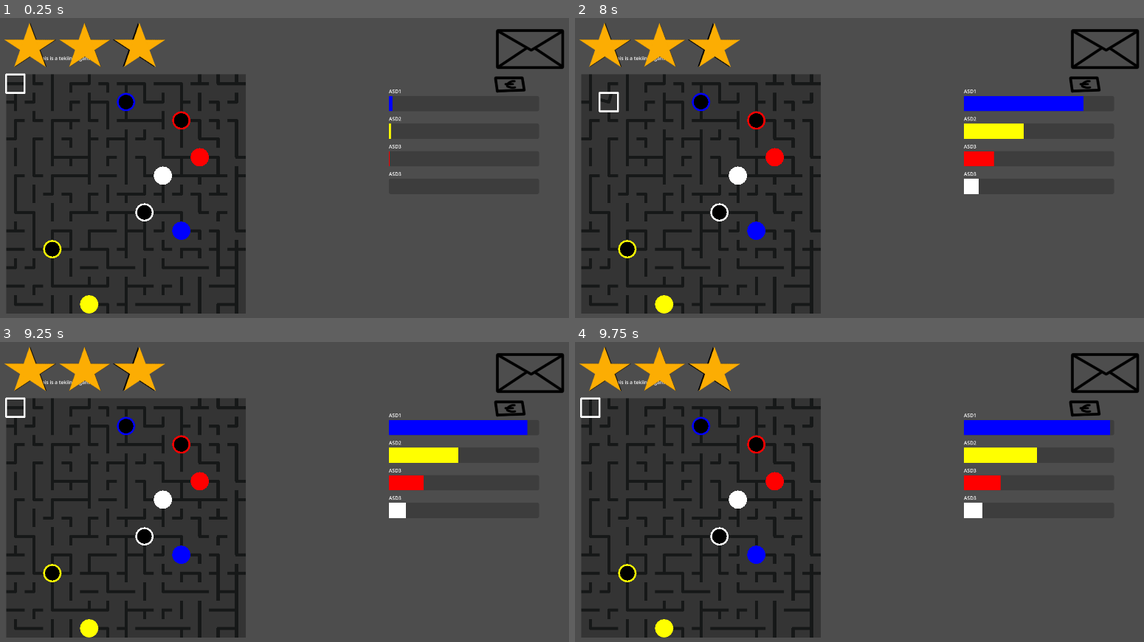
Above: before the commit, frames 1-4 (two rows, left to right).
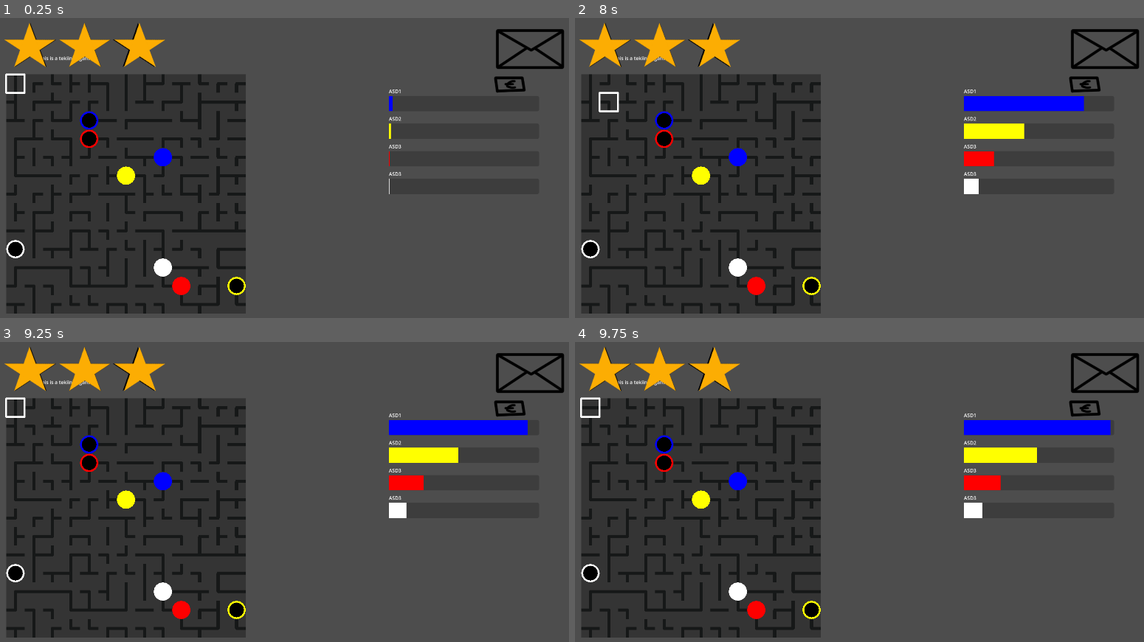
Above: after the commit, the same moments.

Repository: jiisloth/Vauhtispeli
Game: Godot game, scene res://scenes/main.tscn
The game is run twice, just before and just after one commit, with the same random seed, the same clock (stepped at 60 frames per second) and the same inputs.
Inputs:
- Up to frame 1 (0.25 s): no input
- Up to frame 2 (8 s): tap Enter (ui_accept) at 0.5, 0.6, 0.77, 1.07, 1.52, 1.55, 1.82, 2, 2.3, 2.75, 3.02, 3.05, 3.32, 3.77, 3.8, 4.07, 4.25, 4.52, 4.55, 4.82, 5.3, 5.85, 6.02, 6.32, 6.77, 6.8, 7.07, 7.52, 7.55, 7.82 s; hold Z (pipe_rotate_right, bound only after the commit) 0.53-2.03 s; tap Right (Button_A) at 1.35, 6.6 s; hold A (DPad_Left) 2.03-2.78 s; tap Down (Button_B) at 2.1, 7.35 s; hold Z (pipe_rotate_right, bound only after the commit) 2.78-4.28 s; tap Up (Button_X) at 2.85 s; tap Left (Button_Y) at 3.6 s; hold A (DPad_Left) 4.28-5.03 s; tap Q (Shoulder_L) at 4.35 s; hold Z (pipe_rotate_right, bound only after the commit) 5.03-5.78 s; tap E (Shoulder_R) at 5.1 s; hold A (DPad_Left) 5.78-7.28 s; hold Z (pipe_rotate_right, bound only after the commit) from 7.28 s (still down)
- Up to frame 3 (9.25 s): keep holding Z (pipe_rotate_right, bound only after the commit); tap Up (Button_X) at 8.1 s; tap Enter (ui_accept) at 8.3, 9.02, 9.05 s; tap Left (Button_Y) at 8.85 s
- Up to frame 4 (9.75 s): tap Enter (ui_accept) at 9.32 s; release Z (pipe_rotate_right, bound only after the commit) at 9.53 s; hold A (DPad_Left) from 9.53 s (still down); tap Q (Shoulder_L) at 9.6 s

The runs differ from the first frame. In frame 1, 6.6% of the frame differs, in the area x 1-70%, y 18-99%; in frame 2, 6.5%; in frame 3, 6.5%; in frame 4, 6.5%.

Commit message:
Tekniikka game main frame complete.

Diff:
--- a/project.godot
+++ b/project.godot
@@ -88,3 +88,49 @@
 , Object(InputEventKey,"resource_local_to_scene":false,"resource_name":"","device":-1,"window_id":0,"alt_pressed":false,"shift_pressed":false,"ctrl_pressed":false,"meta_pressed":false,"pressed":false,"keycode":0,"physical_keycode":4194326,"key_label":0,"unicode":0,"echo":false,"script":null)
 ]
 }
+up={
+"deadzone": 0.5,
+"events": [Object(InputEventKey,"resource_local_to_scene":false,"resource_name":"","device":-1,"window_id":0,"alt_pressed":false,"shift_pressed":false,"ctrl_pressed":false,"meta_pressed":false,"pressed":false,"keycode":0,"physical_keycode":4194320,"key_label":0,"unicode":0,"echo":false,"script":null)
+, Object(InputEventJoypadButton,"resource_local_to_scene":false,"resource_name":"","device":-1,"button_index":11,"pressure":0.0,"pressed":false,"script":null)
+]
+}
+down={
+"deadzone": 0.5,
+"events": [Object(InputEventKey,"resource_local_to_scene":false,"resource_name":"","device":-1,"window_id":0,"alt_pressed":false,"shift_pressed":false,"ctrl_pressed":false,"meta_pressed":false,"pressed":false,"keycode":0,"physical_keycode":4194322,"key_label":0,"unicode":0,"echo":false,"script":null)
+, Object(InputEventJoypadButton,"resource_local_to_scene":false,"resource_name":"","device":-1,"button_index":12,"pressure":0.0,"pressed":false,"script":null)
+]
+}
+left={
+"deadzone": 0.5,
+"events": [Object(InputEventKey,"resource_local_to_scene":false,"resource_name":"","device":-1,"window_id":0,"alt_pressed":false,"shift_pressed":false,"ctrl_pressed":false,"meta_pressed":false,"pressed":false,"keycode":0,"physical_keycode":4194319,"key_label":0,"unicode":0,"echo":false,"script":null)
+, Object(InputEventJoypadButton,"resource_local_to_scene":false,"resource_name":"","device":-1,"button_index":13,"pressure":0.0,"pressed":false,"script":null)
+]
+}
+right={
+"deadzone": 0.5,
+"events": [Object(InputEventKey,"resource_local_to_scene":false,"resource_name":"","device":-1,"window_id":0,"alt_pressed":false,"shift_pressed":false,"ctrl_pressed":false,"meta_pressed":false,"pressed":false,"keycode":0,"physical_keycode":4194321,"key_label":0,"unicode":0,"echo":false,"script":null)
+, Object(InputEventJoypadButton,"resource_local_to_scene":false,"resource_name":"","device":-1,"button_index":14,"pressure":0.0,"pressed":false,"script":null)
+]
+}
+pipe_rotate_right={
+"deadzone": 0.5,
+"events": [Object(InputEventJoypadButton,"resource_local_to_scene":false,"resource_name":"","device":-1,"button_index":0,"pressure":0.0,"pressed":false,"script":null)
+, Object(InputEventJoypadButton,"resource_local_to_scene":false,"resource_name":"","device":-1,"button_index":3,"pressure":0.0,"pressed":false,"script":null)
+, Object(InputEventKey,"resource_local_to_scene":false,"resource_name":"","device":-1,"window_id":0,"alt_pressed":false,"shift_pressed":false,"ctrl_pressed":false,"meta_pressed":false,"pressed":false,"keycode":0,"physical_keycode":90,"key_label":0,"unicode":122,"echo":false,"script":null)
+, Object(InputEventKey,"resource_local_to_scene":false,"resource_name":"","device":-1,"window_id":0,"alt_pressed":false,"shift_pressed":false,"ctrl_pressed":false,"meta_pressed":false,"pressed":false,"keycode":0,"physical_keycode":65,"key_label":0,"unicode":97,"echo":false,"script":null)
+]
+}
+pipe_rotate_left={
+"deadzone": 0.5,
+"events": [Object(InputEventJoypadButton,"resource_local_to_scene":false,"resource_name":"","device":-1,"button_index":1,"pressure":0.0,"pressed":false,"script":null)
+, Object(InputEventJoypadButton,"resource_local_to_scene":false,"resource_name":"","device":-1,"button_index":2,"pressure":0.0,"pressed":false,"script":null)
+, null, Object(InputEventKey,"resource_local_to_scene":false,"resource_name":"","device":-1,"window_id":0,"alt_pressed":false,"shift_pressed":false,"ctrl_pressed":false,"meta_pressed":false,"pressed":false,"keycode":0,"physical_keycode":83,"key_label":0,"unicode":115,"echo":false,"script":null)
+, Object(InputEventKey,"resource_local_to_scene":false,"resource_name":"","device":-1,"window_id":0,"alt_pressed":false,"shift_pressed":false,"ctrl_pressed":false,"meta_pressed":false,"pressed":false,"keycode":0,"physical_keycode":88,"key_label":0,"unicode":120,"echo":false,"script":null)
+]
+}
+pipe_speedup={
+"deadzone": 0.5,
+"events": [Object(InputEventKey,"resource_local_to_scene":false,"resource_name":"","device":-1,"window_id":0,"alt_pressed":false,"shift_pressed":false,"ctrl_pressed":false,"meta_pressed":false,"pressed":false,"keycode":0,"physical_keycode":4194306,"key_label":0,"unicode":0,"echo":false,"script":null)
+, Object(InputEventJoypadButton,"resource_local_to_scene":false,"resource_name":"","device":-1,"button_index":10,"pressure":0.0,"pressed":false,"script":null)
+]
+}
--- a/scenes/minigames/koodi.gd
+++ b/scenes/minigames/koodi.gd
@@ -10,89 +10,89 @@
 
 
 func _ready():
-	get_lines()
-	get_buttons()
-	next_wanted_line()
+    get_lines()
+    get_buttons()
+    next_wanted_line()
 
 func _process(delta):
-	if not wanted_line:
-		$CodeBox.delete_old()
-		next_wanted_line()
+    if not wanted_line:
+        $CodeBox.delete_old()
+        next_wanted_line()
 
 
 func _input(event):
-	for action in actions:
-		if event.is_action_pressed(action):
-			var b_index = actions.find(action)
-			var input_text = buttons[b_index].text
-			if input_text == wanted_line[0]:
-				wanted_line.remove_at(0)
-				print(wanted_line)
-			else:
-				print("incorrect")
+    for action in actions:
+        if event.is_action_pressed(action):
+            var b_index = actions.find(action)
+            var input_text = buttons[b_index].text
+            if input_text == wanted_line[0]:
+                wanted_line.remove_at(0)
+                print(wanted_line)
+            else:
+                print("incorrect")
 
 
 func next_wanted_line():
-	var line = lines.pick_random()
-	var split_line = separate_words(line)
-	print(line, " ", split_line)
-	$CodeBox.add_new_text(split_line)
-	assign_words_to_buttons(split_line)
-	assign_wanted_line(split_line)
+    var line = lines.pick_random()
+    var split_line = separate_words(line)
+    print(line, " ", split_line)
+    $CodeBox.add_new_text(split_line)
+    assign_words_to_buttons(split_line)
+    assign_wanted_line(split_line)
 
 
 func assign_wanted_line(split_line):
-	var spec = [" ", ")", "]"]
-	for line in split_line:
-		if line not in spec:
-			wanted_line.append(line)
+    var spec = [" ", ")", "]"]
+    for line in split_line:
+        if line not in spec:
+            wanted_line.append(line)
 
 
 func assign_words_to_buttons(line):
-	var spec = [" ", ")", "]"]
-	var indexes = range(0, 10)
-	var used = []
-	for button in buttons:
-		if button.text in line:
-			print(button.text, " ", buttons.find(button))
-			indexes.erase(buttons.find(button))
-			used.append(button.text)
-			print(indexes)
-	for word in line:
-		if word not in spec and word not in used:
-			var b_index = indexes.pick_random()
-			indexes.erase(b_index)
-			buttons[b_index].text = word
-			used.append(word)
+    var spec = [" ", ")", "]"]
+    var indexes = range(0, 10)
+    var used = []
+    for button in buttons:
+        if button.text in line:
+            print(button.text, " ", buttons.find(button))
+            indexes.erase(buttons.find(button))
+            used.append(button.text)
+            print(indexes)
+    for word in line:
+        if word not in spec and word not in used:
+            var b_index = indexes.pick_random()
+            indexes.erase(b_index)
+            buttons[b_index].text = word
+            used.append(word)
 
 
 func get_buttons():
-	buttons = $Buttons.get_children()
+    buttons = $Buttons.get_children()
 
 
 func separate_words(line):
-	var spec = ["_", "(", "-", "=", "[", " ", ")", "]", ","]
-	var letters = []
-	var true_line = []
-	for letter in line:
-		if letter not in spec:
-			letters.append(letter)
-		else:
-			if letters:
-				var next_line = "".join(letters)
-				true_line.append(next_line)
-			true_line.append(letter)
-			letters = []
-	if letters:
-		var next_line = "".join(letters)
-		true_line.append(next_line)
-	return true_line
+    var spec = ["_", "(", "-", "=", "[", " ", ")", "]", ","]
+    var letters = []
+    var true_line = []
+    for letter in line:
+        if letter not in spec:
+            letters.append(letter)
+        else:
+            if letters:
+                var next_line = "".join(letters)
+                true_line.append(next_line)
+            true_line.append(letter)
+            letters = []
+    if letters:
+        var next_line = "".join(letters)
+        true_line.append(next_line)
+    return true_line
 
 
 func get_lines():
-	if FileAccess.file_exists("Misc/gitgit.txt"):
-		var file = FileAccess.open("Misc/gitgit.txt", FileAccess.READ)
-		while file.get_position() < file.get_length():
-			var line = file.get_line()
-			lines.append(line)
-		file.close()
+    if FileAccess.file_exists("Misc/gitgit.txt"):
+        var file = FileAccess.open("Misc/gitgit.txt", FileAccess.READ)
+        while file.get_position() < file.get_length():
+            var line = file.get_line()
+            lines.append(line)
+        file.close()
--- a/scenes/minigames/tekniikka.gd
+++ b/scenes/minigames/tekniikka.gd
@@ -6,7 +6,7 @@
 var score = 3
 var gamesize = Vector2(13,13)
 @export var PipeSize = 60
-@export var FlowSpeed = 0.08
+@export var FlowSpeed = 0.15
 
 var pipes = {}
 var paths = []
@@ -18,19 +18,13 @@
 const outdirs = [Vector2.RIGHT,Vector2.DOWN,Vector2.LEFT,Vector2.UP]
 
 var flowstarts = [10,20,40,80]
+var flowtimers = [10,20,40,80]
 var flows = [1,1,1,1]
 
 func _ready():
-    seed(1)
     get_parent().set_score(score)
 
 
-
-    var i = 0
-    for timer in $Timers.get_children():
-        timer.get_node("Timer").start(flowstarts[i])
-        timer.get_node("Timer").timeout.connect(start_flow.bind(i))
-        i += 1
     make_level()
     $PipeHolder/Pipecursor.gamesize = Vector2i(gamesize)
     $PipeHolder/Pipecursor.setup_size(PipeSize)
@@ -174,8 +168,16 @@
 func _process(delta):
     var i = 0
     for timer in $Timers.get_children():
-        timer.value = (1- (timer.get_node("Timer").time_left / flowstarts[i]))*100
+        if flowtimers[i] > 0:
+            flowtimers[i] -= delta
+            if Input.is_action_pressed("pipe_speedup"):
+                flowtimers[i] -= delta*10
+            if flowtimers[i] <= 0:
+                flowtimers[i] = 0
+                start_flow(i)
+            timer.value = (1-(flowtimers[i] / flowstarts[i]))*100
         i += 1
+
 
 
 func _on_pipecursor_moved(coords):
--- a/scenes/minigames/tekniikka.tscn
+++ b/scenes/minigames/tekniikka.tscn
@@ -56,9 +56,6 @@
 offset_bottom = -4.0
 text = "ASD1"
 
-[node name="Timer" type="Timer" parent="Timers/ProgressBar"]
-one_shot = true
-
 [node name="ProgressBar2" type="ProgressBar" parent="Timers"]
 custom_minimum_size = Vector2(0, 50)
 layout_mode = 2
@@ -71,10 +68,6 @@
 offset_right = 40.0
 offset_bottom = -4.0
 text = "ASD2"
-
-[node name="Timer" type="Timer" parent="Timers/ProgressBar2"]
-wait_time = 2.0
-one_shot = true
 
 [node name="ProgressBar3" type="ProgressBar" parent="Timers"]
 custom_minimum_size = Vector2(0, 50)
@@ -89,10 +82,6 @@
 offset_bottom = -4.0
 text = "ASD3"
 
-[node name="Timer" type="Timer" parent="Timers/ProgressBar3"]
-wait_time = 3.0
-one_shot = true
-
 [node name="ProgressBar4" type="ProgressBar" parent="Timers"]
 custom_minimum_size = Vector2(0, 50)
 layout_mode = 2
@@ -106,9 +95,5 @@
 offset_bottom = -4.0
 text = "ASD3"
 
-[node name="Timer" type="Timer" parent="Timers/ProgressBar4"]
-wait_time = 4.0
-one_shot = true
-
 [connection signal="moved" from="PipeHolder/Pipecursor" to="." method="_on_pipecursor_moved"]
 [connection signal="rotate_pipe" from="PipeHolder/Pipecursor" to="." method="_on_pipecursor_rotate_pipe"]
--- a/scenes/minigames/tekniikka/pipe.gd
+++ b/scenes/minigames/tekniikka/pipe.gd
@@ -11,6 +11,7 @@
 var flowspeed
 var cabletype = -1
 var ccolors = [Color("#0000FF"),Color("#ffff00"),Color("#ff0000"),Color("#FFFFFF")]
+var flowtime = 0
 
 var pipesize = 60
 
@@ -40,6 +41,8 @@
 
 func rotate_pipe(d=1):
     dir = (dir + d)%4
+    if dir < 0:
+        dir = 4 + dir
     vdir += d
     if tween:
         tween.kill()
@@ -61,7 +64,6 @@
         flowpoint = (dir + i) % 4
         flowing = true
         max_flow = 1/speed
-        $Flow.start(1/speed)
         var flow = $Flowingparts.get_child(flowpoint)
         flow.points[0].x = flow.points[1].x
         var end = 0
@@ -77,20 +79,26 @@
 
 
 func _process(delta):
-    if flowing:
+    if flowing and flowtime < max_flow:
+        flowtime += delta
+        if Input.is_action_pressed("pipe_speedup"):
+            flowtime += delta *10
+        if flowtime >= max_flow:
+            flowtime = max_flow
+            end_flow()
         var flow = $Flowingparts.get_child(flowpoint)
-        if $Flow.time_left > max_flow/2:
-            flow.points[0].x = flow.points[1].x - 2*((max_flow-$Flow.time_left)/max_flow)*flow.points[1].x
+        if flowtime < max_flow/2:
+            flow.points[0].x = flow.points[1].x - 2*(flowtime/max_flow)*flow.points[1].x
 
         else:
             flow.points[0].x = 0
             var f = 0
             for flowpart in $Flowingparts.get_children():
                 if flowpart != flow:
-                    flowpart.points[1].x = (2*((max_flow-$Flow.time_left)/max_flow)-1)*flow.points[1].x
+                    flowpart.points[1].x = (2*(flowtime/max_flow)-1)*flow.points[1].x
 
 
-func _on_flow_timeout():
+func end_flow():
     var out = ends.duplicate()
     out[flowpoint] = 0
     for r in dir:
--- a/scenes/minigames/tekniikka/pipe.tscn
+++ b/scenes/minigames/tekniikka/pipe.tscn
@@ -75,8 +75,3 @@
 default_color = Color(0.952941, 0, 0.631373, 1)
 begin_cap_mode = 2
 end_cap_mode = 2
-
-[node name="Flow" type="Timer" parent="."]
-one_shot = true
-
-[connection signal="timeout" from="Flow" to="." method="_on_flow_timeout"]
--- a/scenes/minigames/tekniikka/pipecursor.gd
+++ b/scenes/minigames/tekniikka/pipecursor.gd
@@ -18,13 +18,13 @@
 # Called every frame. 'delta' is the elapsed time since the previous frame.
 func _process(delta):
     var dir = Vector2i.ZERO
-    if Input.is_action_just_pressed("ui_up"):
+    if Input.is_action_just_pressed("up"):
         dir += Vector2i.UP
-    if Input.is_action_just_pressed("ui_down"):
+    if Input.is_action_just_pressed("down"):
         dir += Vector2i.DOWN
-    if Input.is_action_just_pressed("ui_right"):
+    if Input.is_action_just_pressed("right"):
         dir += Vector2i.RIGHT
-    if Input.is_action_just_pressed("ui_left"):
+    if Input.is_action_just_pressed("left"):
         dir += Vector2i.LEFT
     if dir != Vector2i.ZERO:
         coords += dir
@@ -32,5 +32,7 @@
         coords.y = clamp(coords.y, 0, gamesize.y-1)
         position = coords*pipesize
         emit_signal("moved", coords)
-    if Input.is_action_just_pressed("ui_accept"):
+    if Input.is_action_just_pressed("pipe_rotate_left"):
         emit_signal("rotate_pipe", coords, 1)
+    if Input.is_action_just_pressed("pipe_rotate_right"):
+        emit_signal("rotate_pipe", coords, -1)
--- a/scenes/minigames/tekniikka/pipeend.gd
+++ b/scenes/minigames/tekniikka/pipeend.gd
@@ -30,5 +30,6 @@
 
 func start_flow(i, t, speed):
     if not start and t == cabletype:
+        $Inner.hide()
         return true
     return false
